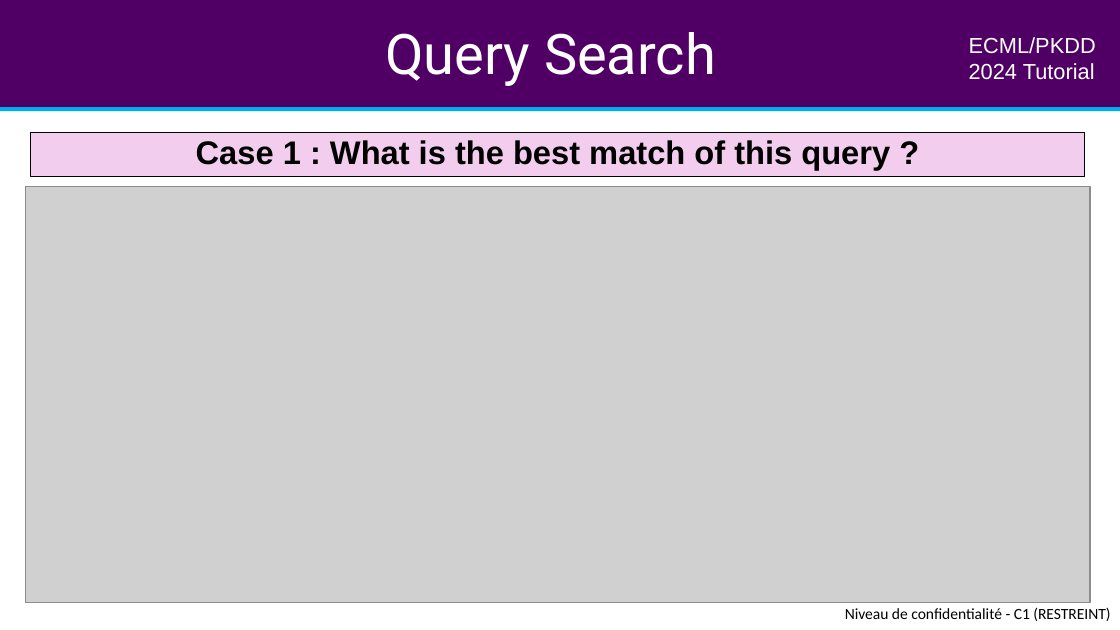
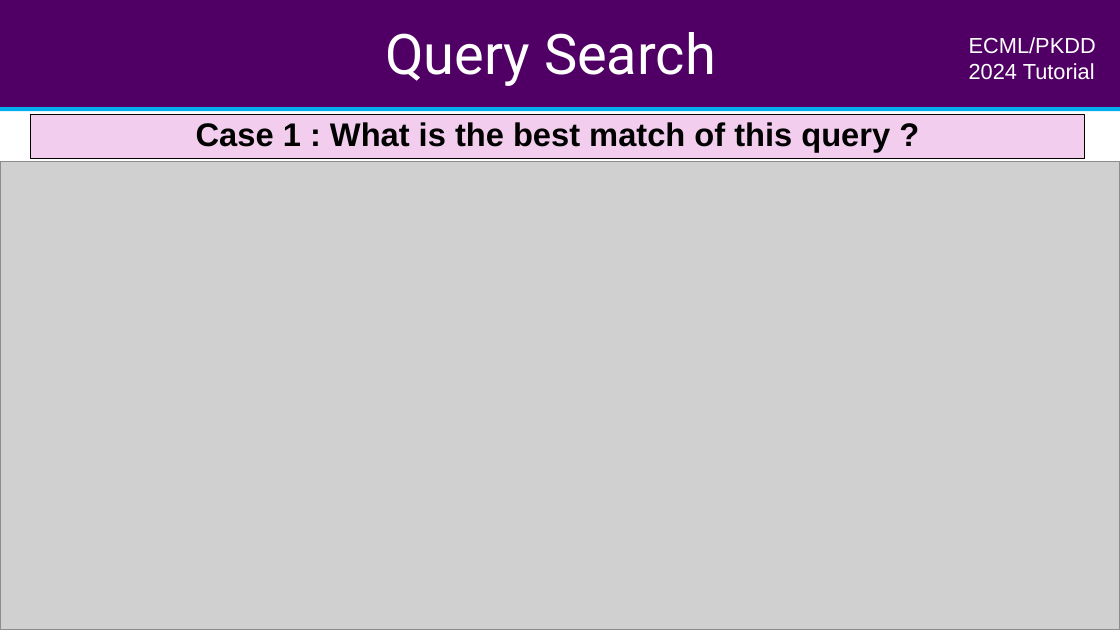
Before and after one commit to aeon-toolkit/aeon-tutorials, a slide deck: slide 6 of ECML-2024/Slides/part4_similarity_search.pptx. Drawn at 1120x630 pixels with LibreOffice and Linux fonts; fonts in the diff are those of the drawing; grey boxes stand for pictures. Boxes give left, top, right and bottom in pixels: in the first picture for what was removed or moved away, otherwise in the second. Text is boxed around its words. In the diff, an @@ line names an element or a change of style, - is before the commit and + after.

```diff
--- a/ECML-2024/Slides/part4_similarity_search.pptx
+++ b/ECML-2024/Slides/part4_similarity_search.pptx
@@ rectangle "Case 1 : What is ...": place and size @@
-rectangle "Case 1 : What is ..." at <box>31,132,1085,176</box>
+rectangle "Case 1 : What is ..." at <box>31,114,1085,158</box>
@@ picture: place and size @@
-picture at <box>26,186,1091,603</box>
+picture at <box>0,161,1120,629</box>
@@ text removed at <box>845,607,1110,621</box> @@
-Niveau de confidentialité - C1 (RESTREINT)
```
Also in this commit, not shown: 3 other slides changed.
